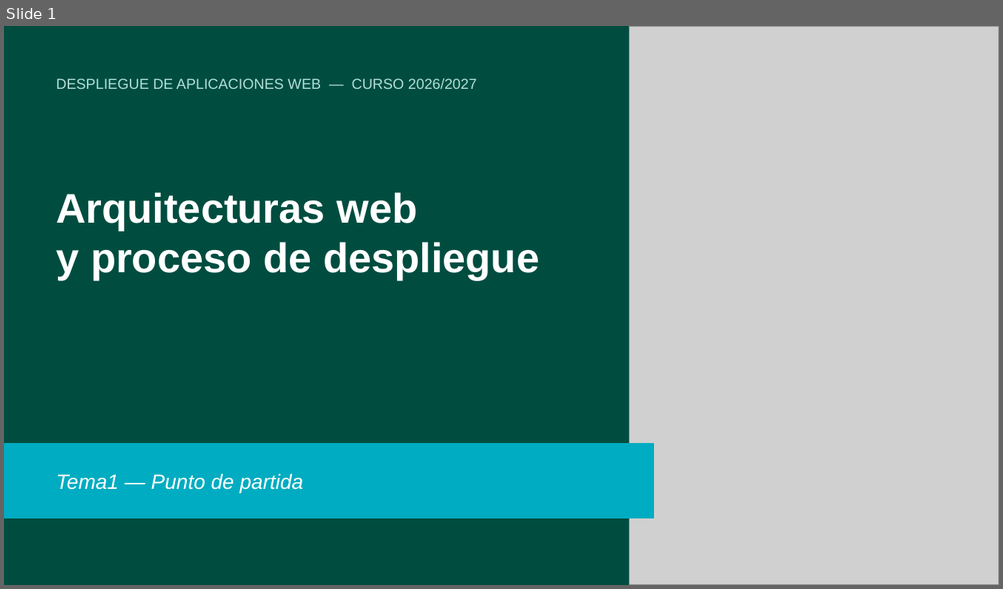
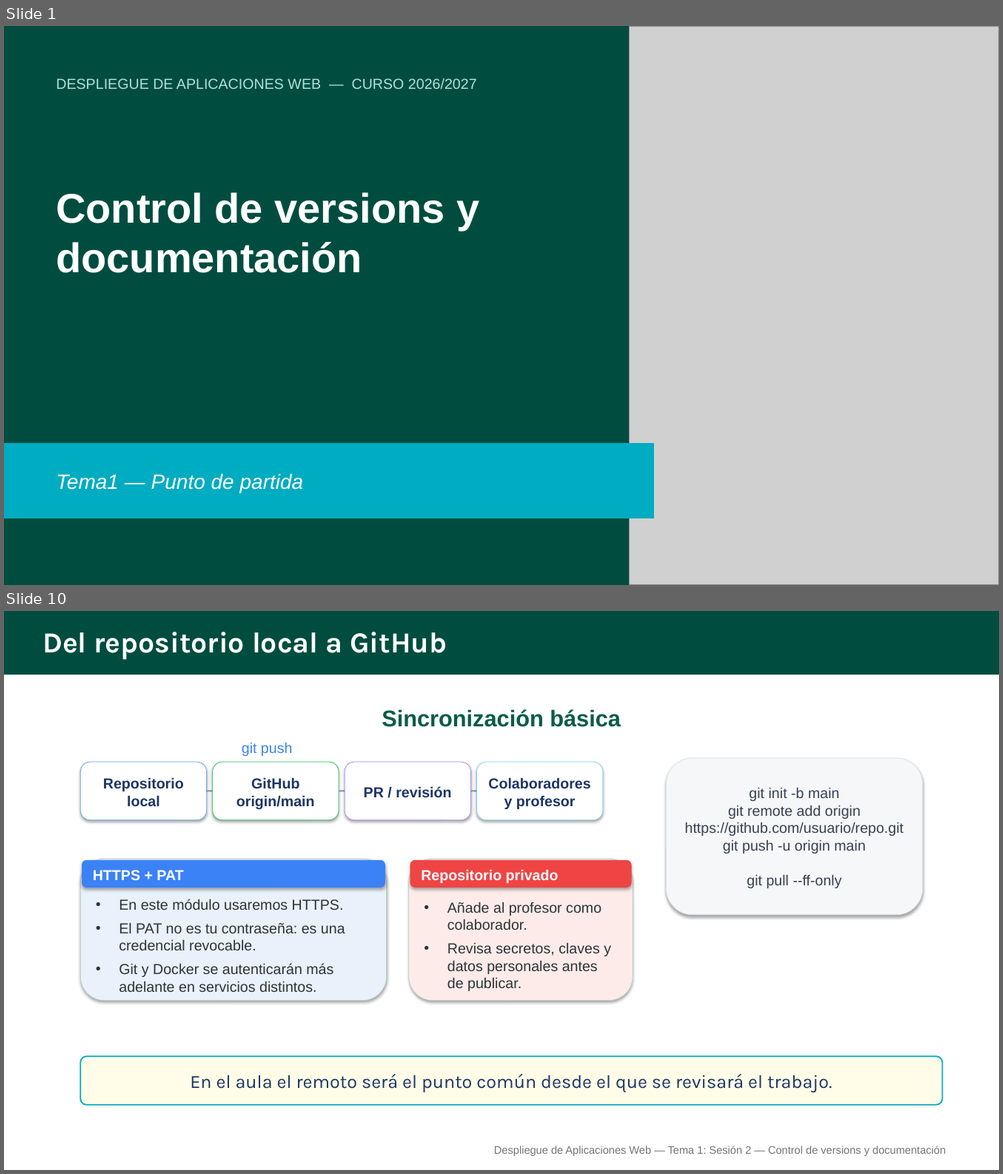
Before and after one commit to alejandroroig/despliegue-daw, a slide deck: docs/tema1/diapositivas/control_versiones_documentacion.pptx. Shown one above the other, each under a label of ours: slide 1 before the commit, slides 1 and 10 after it; the slides between them are not shown. The pictures are 1003x589 and 1003x1174 pixels, drawn with LibreOffice and Linux fonts; fonts in the diff are those of the drawing; grey boxes stand for pictures. Boxes give left, top, right and bottom in pixels: in the first picture for what was removed or moved away, otherwise in the second. Text is boxed around its words. In the diff, an @@ line names an element or a change of style, - is before the commit and + after.

```diff
--- a/docs/tema1/diapositivas/control_versiones_documentacion.pptx
+++ b/docs/tema1/diapositivas/control_versiones_documentacion.pptx
@@ slide 10 added at [4, 611, 999, 1170], background #FFFFFF @@
@@ rectangle added at [4, 611, 999, 675], fill #004D40, outline #004D40 1 pt @@
@@ text added at [42, 632, 447, 660], 28 pt, text #FFFFFF, bold @@
+Del repositorio local a GitHub
@@ text added at [381, 709, 620, 727], 22 pt, text #0A5C48, bold @@
+Sincronización básica
@@ text added at [242, 742, 293, 756], 14 pt, text #3B82F6 @@
+git push
@@ rounded rectangle added at [80, 762, 206, 820], fill #FFFFFF, outline #60A5FA 0.5 pt @@
@@ rounded rectangle added at [213, 762, 339, 820], fill #FFFFFF, outline #22C55E 0.5 pt @@
@@ rounded rectangle added at [345, 762, 471, 820], fill #FFFFFF, outline #A78BFA 0.5 pt @@
@@ rounded rectangle added at [476, 762, 603, 820], fill #FFFFFF, outline #7DD3FC 0.5 pt @@
@@ rounded rectangle added at [666, 759, 922, 915], fill #F5F7F9, outline #E1E4E8 0.5 pt, 14 pt, text #374151 @@
+git init -b main
+git remote add origin https://github.com/usuario/repo.git
+git push -u origin main
+git pull --ff-only
@@ text added at [103, 777, 184, 807], 14 pt, text #1C3565, bold @@
+Repositorio
+local
@@ text added at [236, 777, 315, 809], 14 pt, text #1C3565, bold @@
+GitHub
+origin/main
@@ text added at [364, 786, 451, 798], 14 pt, text #1C3565, bold @@
+PR / revisión
@@ text added at [488, 777, 590, 809], 14 pt, text #1C3565, bold @@
+Colaboradores
+y profesor
@@ line added from (206, 791) to (213, 792), #7896B4 1.5 pt @@
@@ line added from (338, 791) to (345, 792), #7896B4 1.5 pt @@
@@ line added from (470, 791) to (477, 792), #7896B4 1.5 pt @@
@@ rounded rectangle added at [80, 860, 386, 1001], fill #E9F1FA, outline #B5CEC4 0.5 pt, 14 pt, text #2D3436 @@
+• En este módulo usaremos HTTPS.
+• El PAT no es tu contraseña: es una credencial revocable.
+• Git y Docker se autenticarán más adelante en servicios distintos.
@@ rounded rectangle added at [82, 861, 385, 888], fill #3B82F6, outline #3B82F6 0.5 pt @@
@@ text added at [93, 870, 183, 880], 14 pt, text #FFFFFF, bold @@
+HTTPS + PAT
@@ rounded rectangle added at [408, 860, 632, 1001], fill #FCEBE9, outline #B5CEC4 0.5 pt, 14 pt, text #2D3436 @@
+• Añade al profesor como colaborador.
+• Revisa secretos, claves y datos personales antes de publicar.
@@ rounded rectangle added at [410, 861, 632, 888], fill #EF4444, outline #EF4444 0.5 pt @@
@@ text added at [421, 869, 558, 883], 14 pt, text #FFFFFF, bold @@
+Repositorio privado
@@ rounded rectangle added at [80, 1056, 942, 1105], fill #FFFDE7, outline #00ACC1 1.3 pt @@
@@ text added at [190, 1074, 831, 1093], 18 pt, text #1C3565 @@
+En el aula el remoto será el punto común desde el que se revisará el trabajo.
@@ text added at [494, 1146, 945, 1156], 10.5 pt, text #757575 @@
+Despliegue de Aplicaciones Web — Tema 1: Sesión 2 — Control de versions y documentación
@@ slide 1 changed as well @@
@@ text at [56, 192, 479, 273]: text changed @@
-Arquitecturas web
-y proceso de despliegue
+Control de versions y documentación
```
Also in this commit, not shown: 2 other slides changed, 11 other slides added, 11 slides removed, 3 other files.
